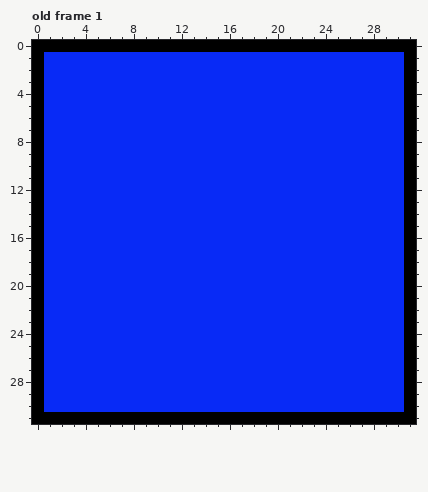
One commit to this pixel-art file: MTA20834 Semester Project/Assets/Sprites/test/Blue.aseprite. Above is the file before it was changed.
32x32 pixels, 1 frame. Shown: old frame 1. The commit also changed other frames, which this record leaves out.
And afterwards:
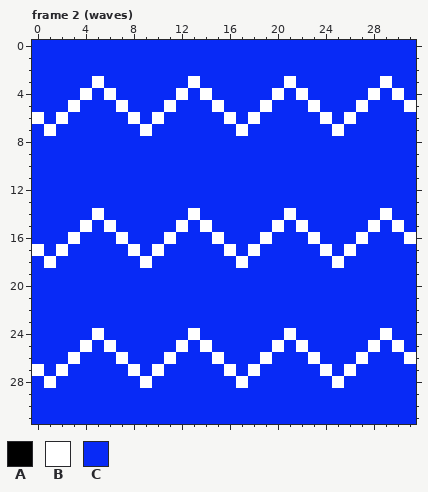
Palette (. is transparent): A #000000  B #ffffff  C #082af6
A new or re-ordered frame is compared with the old frame closest to it.
The author wrote: Animated shitty waves that actually makes you sick BLAAAAAAAARGH
Difference:
frames 1 -> 8
layer "Layer 2" added
Frame 2 (waves) is new; against old frame 1, layers "Layer 2", "Layer 1":
Colour B replaces colour A in row 5 at x 31; in row 6 at x 0; in row 16 at x 31; in row 17 at x 0; in row 26 at x 31; in row 27 at x 0.
Colour B replaces colour C in row 3 at x 5, 13, 21 and 29; in row 4 at x 4, 6, 12, 14, 20, 22, 28 and 30; in row 5 at x 3, 7, 11, 15, 19, 23 and 27; in row 6 at x 2, 8, 10, 16, 18, 24 and 26; in row 7 at x 1, 9, 17 and 25; in row 14 at x 5, 13, 21 and 29.
Colour B replaces colour C in row 15 at x 4, 6, 12, 14, 20, 22, 28 and 30; in row 16 at x 3, 7, 11, 15, 19, 23 and 27; in row 17 at x 2, 8, 10, 16, 18, 24 and 26; in row 18 at x 1, 9, 17 and 25; in row 24 at x 5, 13, 21 and 29; in row 25 at x 4, 6, 12, 14, 20, 22, 28 and 30.
Colour B replaces colour C in row 26 at x 3, 7, 11, 15, 19, 23 and 27; in row 27 at x 2, 8, 10, 16, 18, 24 and 26; in row 28 at x 1, 9, 17 and 25.
Colour C replaces colour A in row 0 at x 0 to 31; in rows 1 to 4 at x 0 and 31; in row 5 at x 0; in row 6 at x 31; in rows 7 to 15 at x 0 and 31; in row 16 at x 0.
Colour C replaces colour A in row 17 at x 31; in rows 18 to 25 at x 0 and 31; in row 26 at x 0; in row 27 at x 31; in rows 28 to 30 at x 0 and 31; in row 31 at x 0 to 31.
Where, in picture pixels (left, top, right, bottom), the same in both pictures:
changed: (32, 40, 416, 424)
